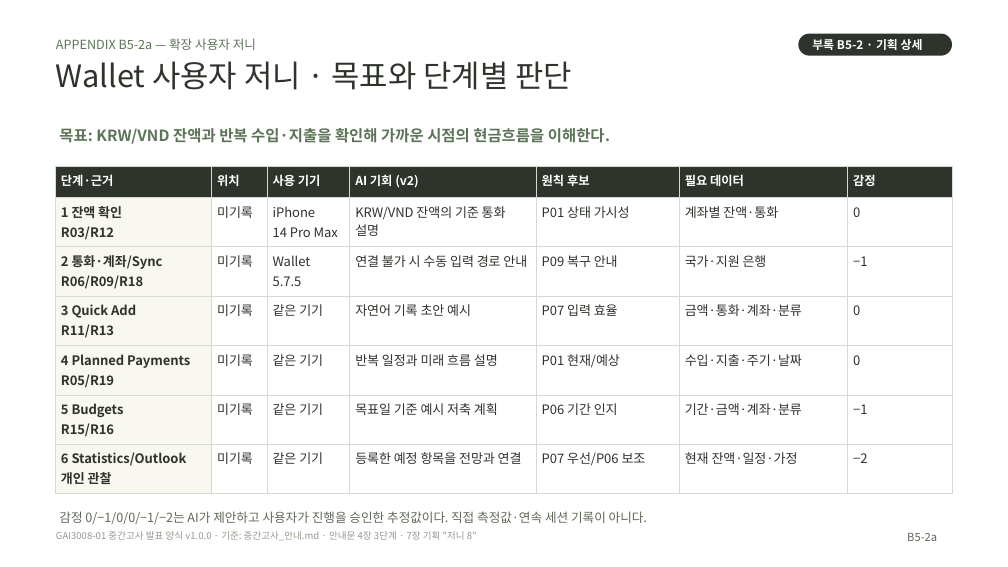
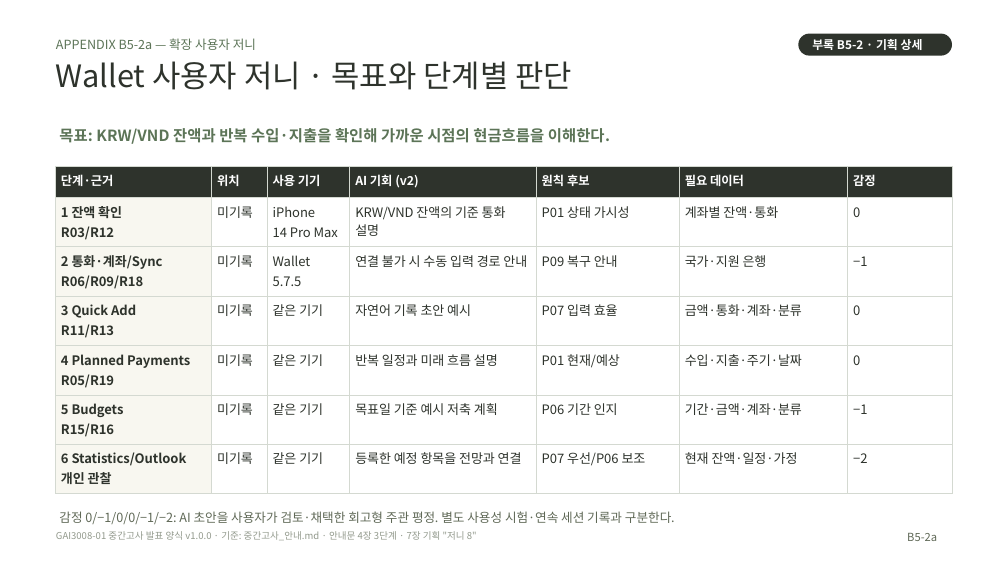
Before and after one commit to thanhdvu/finaci-midterm, a slide deck: slide 22 of output/finaci-midterm-final.pptx. Drawn at 1008x567 pixels with LibreOffice and Linux fonts; fonts in the diff are those of the drawing. Boxes give left, top, right and bottom in pixels: in the first picture for what was removed or moved away, otherwise in the second. Text is boxed around its words. In the diff, an @@ line names an element or a change of style, - is before the commit and + after.

```diff
--- a/output/finaci-midterm-final.pptx
+++ b/output/finaci-midterm-final.pptx
@@ text at [59, 511, 675, 524]: text changed @@
-감정 0/−1/0/0/−1/−2는 AI가 제안하고 사용자가 진행을 승인한 추정값이다. 직접 측정값·연속 세션 기록이 아니다.
+감정 0/−1/0/0/−1/−2: AI 초안을 사용자가 검토·채택한 회고형 주관 평정. 별도 사용성 시험·연속 세션 기록과 구분한다.
```
Also in this commit, not shown: 1 other slide changed, 17 other files.
